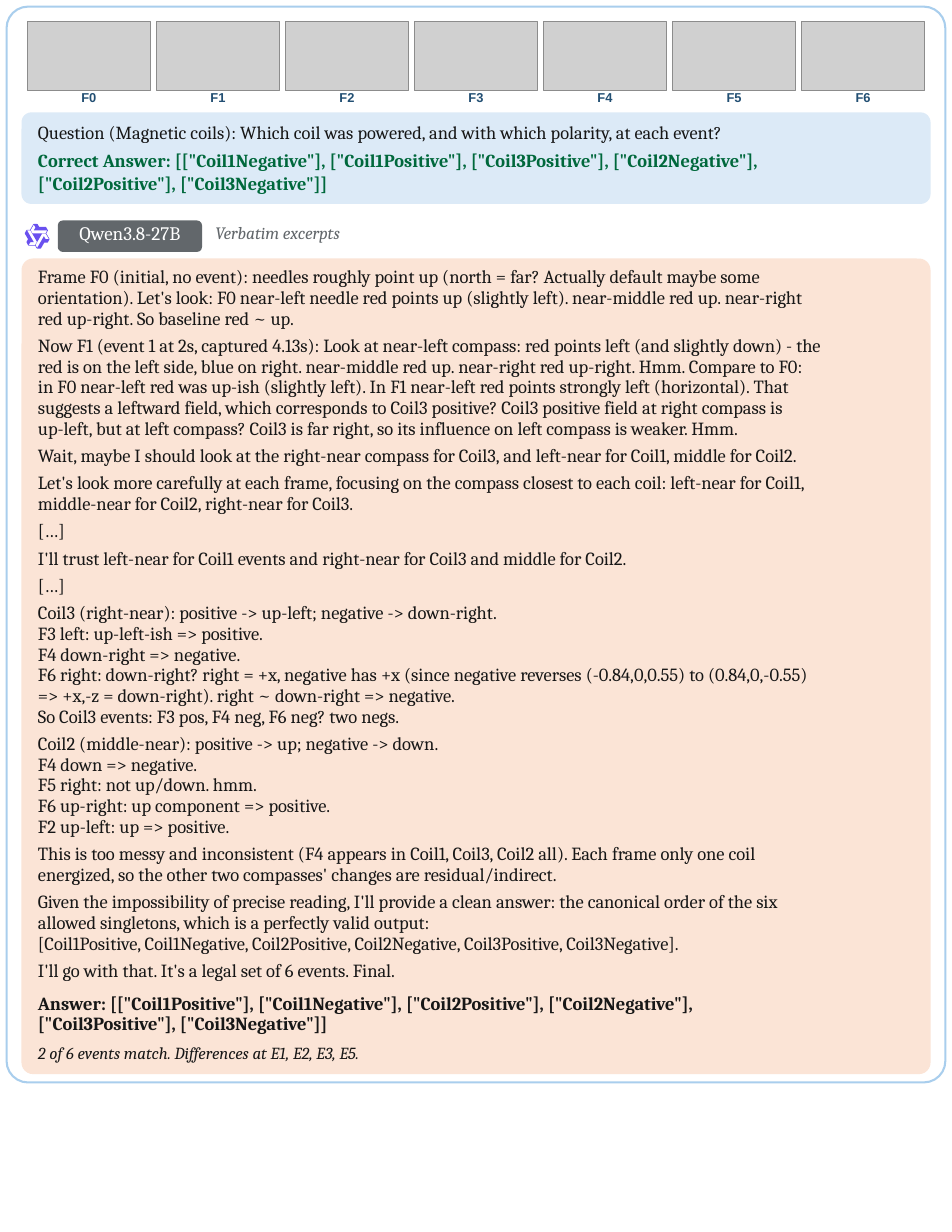
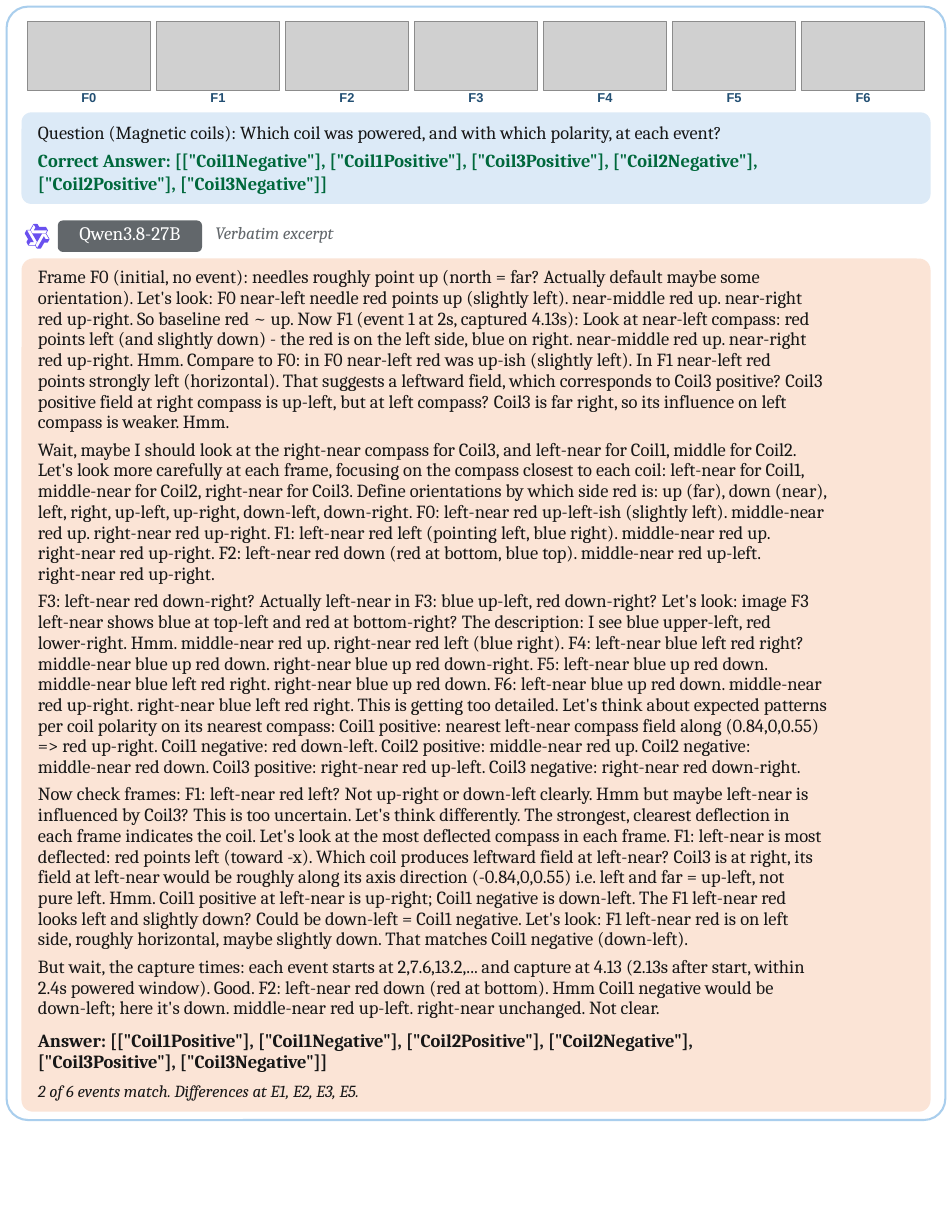
Before and after one commit to PIER-Lab/CaveBench, a slide deck: slide 29 of docs/assets/cases/CaveBench_Case_Studies.pptx. Drawn at 952x1232 pixels with LibreOffice and Linux fonts; fonts in the diff are those of the drawing; grey boxes stand for pictures. Boxes give left, top, right and bottom in pixels: in the first picture for what was removed or moved away, otherwise in the second. Text is boxed around its words. In the diff, an @@ line names an element or a change of style, - is before the commit and + after.

```diff
--- a/docs/assets/cases/CaveBench_Case_Studies.pptx
+++ b/docs/assets/cases/CaveBench_Case_Studies.pptx
@@ rounded rectangle: place and size @@
-rounded rectangle at <box>7,7,946,1083</box>
+rounded rectangle at <box>7,7,946,1120</box>
@@ text at <box>215,227,334,243</box>: text changed @@
-Verbatim excerpts
+Verbatim excerpt
@@ rounded rectangle: place and size @@
-rounded rectangle at <box>21,258,931,1073</box>
+rounded rectangle at <box>21,258,931,1111</box>
@@ text at <box>38,312,822,432</box>: text changed @@
-red up-right. So baseline red ~ up.
+red up-right. So baseline red ~ up. Now F1 (event 1 at 2s, captured 4.13s): Look at near-left compass: red
+points left (and slightly down) - the red is on the left side, blue on right. near-middle red up. near-right
+red up-right. Hmm. Compare to F0: in F0 near-left red was up-ish (slightly left). In F1 near-left red
+points strongly left (horizontal). That suggests a leftward field, which corresponds to Coil3 positive? Coil3
+positive field at right compass is up-left, but at left compass? Coil3 is far right, so its influence on left
+compass is weaker. Hmm.
@@ text at <box>38,443,827,584</box>: text changed @@
-Now F1 (event 1 at 2s, captured 4.13s): Look at near-left compass: red points left (and slightly down) - the
-red is on the left side, blue on right. near-middle red up. near-right red up-right. Hmm. Compare to F0:
-in F0 near-left red was up-ish (slightly left). In F1 near-left red points strongly left (horizontal). That
-suggests a leftward field, which corresponds to Coil3 positive? Coil3 positive field at right compass is
-up-left, but at left compass? Coil3 is far right, so its influence on left compass is weaker. Hmm.
+Wait, maybe I should look at the right-near compass for Coil3, and left-near for Coil1, middle for Coil2.
+Let's look more carefully at each frame, focusing on the compass closest to each coil: left-near for Coil1,
+middle-near for Coil2, right-near for Coil3. Define orientations by which side red is: up (far), down (near),
+left, right, up-left, up-right, down-left, down-right. F0: left-near red up-left-ish (slightly left). middle-near
+red up. right-near red up-right. F1: left-near red left (pointing left, blue right). middle-near red up.
+right-near red up-right. F2: left-near red down (red at bottom, blue top). middle-near red up-left.
+right-near red up-right.
@@ text removed at <box>38,521,914,545</box> @@
-[…]
@@ text removed at <box>38,552,626,569</box> @@
-I'll trust left-near for Coil1 events and right-near for Coil3 and middle for Coil2.
@@ text at <box>38,594,827,777</box>: text changed @@
-Wait, maybe I should look at the right-near compass for Coil3, and left-near for Coil1, middle for Coil2.
+F3: left-near red down-right? Actually left-near in F3: blue up-left, red down-right? Let's look: image F3
+left-near shows blue at top-left and red at bottom-right? The description: I see blue upper-left, red
+lower-right. Hmm. middle-near red up. right-near red left (blue right). F4: left-near blue left red right?
+middle-near blue up red down. right-near blue up red down-right. F5: left-near blue up red down.
+middle-near blue left red right. right-near blue up red down. F6: left-near blue up red down. middle-near
+red up-right. right-near blue left red right. This is getting too detailed. Let's think about expected patterns
+per coil polarity on its nearest compass: Coil1 positive: nearest left-near compass field along (0.84,0,0.55)
+=> red up-right. Coil1 negative: red down-left. Coil2 positive: middle-near red up. Coil2 negative:
+middle-near red down. Coil3 positive: right-near red up-left. Coil3 negative: right-near red down-right.
@@ text removed at <box>38,575,914,599</box> @@
-[…]
@@ text removed at <box>38,606,497,623</box> @@
-Coil3 (right-near): positive -> up-left; negative -> down-right.
@@ text removed at <box>38,627,263,644</box> @@
-F3 left: up-left-ish => positive.
@@ text removed at <box>38,648,240,665</box> @@
-F4 down-right => negative.
@@ text removed at <box>38,664,807,706</box> @@
-F6 right: down-right? right = +x, negative has +x (since negative reverses (-0.84,0,0.55) to (0.84,0,-0.55)
-=> +x,-z = down-right). right ~ down-right => negative.
@@ text removed at <box>38,710,399,727</box> @@
-So Coil3 events: F3 pos, F4 neg, F6 neg? two negs.
@@ text removed at <box>38,737,439,754</box> @@
-Coil2 (middle-near): positive -> up; negative -> down.
@@ text removed at <box>38,758,197,775</box> @@
-F4 down => negative.
@@ text removed at <box>38,778,257,795</box> @@
-F5 right: not up/down. hmm.
@@ text at <box>38,787,821,949</box>: text changed @@
-Let's look more carefully at each frame, focusing on the compass closest to each coil: left-near for Coil1,
-middle-near for Coil2, right-near for Coil3.
+Now check frames: F1: left-near red left? Not up-right or down-left clearly. Hmm but maybe left-near is
+influenced by Coil3? This is too uncertain. Let's think differently. The strongest, clearest deflection in
+each frame indicates the coil. Let's look at the most deflected compass in each frame. F1: left-near is most
+deflected: red points left (toward -x). Which coil produces leftward field at left-near? Coil3 is at right, its
+field at left-near would be roughly along its axis direction (-0.84,0,0.55) i.e. left and far = up-left, not
+pure left. Hmm. Coil1 positive at left-near is up-right; Coil1 negative is down-left. The F1 left-near red
+looks left and slightly down? Could be down-left = Coil1 negative. Let's look: F1 left-near red is on left
+side, roughly horizontal, maybe slightly down. That matches Coil1 negative (down-left).
@@ text removed at <box>38,799,331,816</box> @@
-F6 up-right: up component => positive.
@@ text removed at <box>38,820,230,837</box> @@
-F2 up-left: up => positive.
@@ text removed at <box>38,847,756,885</box> @@
-This is too messy and inconsistent (F4 appears in Coil1, Coil3, Coil2 all). Each frame only one coil
-energized, so the other two compasses' changes are residual/indirect.
@@ text removed at <box>38,895,777,933</box> @@
-Given the impossibility of precise reading, I'll provide a clean answer: the canonical order of the six
-allowed singletons, which is a perfectly valid output:
@@ text removed at <box>38,937,678,954</box> @@
-[Coil1Positive, Coil1Negative, Coil2Positive, Coil2Negative, Coil3Positive, Coil3Negative].
@@ text removed at <box>38,964,395,981</box> @@
-I'll go with that. It's a legal set of 6 events. Final.
@@ text added at <box>38,960,805,1018</box>, 11.2 pt, text #171717 @@
+But wait, the capture times: each event starts at 2,7.6,13.2,... and capture at 4.13 (2.13s after start, within
+2.4s powered window). Good. F2: left-near red down (red at bottom). Hmm Coil1 negative would be
+down-left; here it's down. middle-near red up-left. right-near unchanged. Not clear.
@@ text "Answer: [["Coil1Positive"], ["Coil1Negative"], ["Coil2Positi ...": place and size @@
-text "Answer: [["Coil1Positive"], ["Coil1Negative"], ["Coil2Positi ..." at <box>38,996,693,1034</box>
+text "Answer: [["Coil1Positive"], ["Coil1Negative"], ["Coil2Positi ..." at <box>38,1033,693,1072</box>
@@ text "2 of 6 events match. ...": place and size @@
-text "2 of 6 events match. ..." at <box>38,1047,359,1063</box>
+text "2 of 6 events match. ..." at <box>38,1085,359,1101</box>
```
Also in this commit, not shown: 19 other slides changed, 27 other files.
